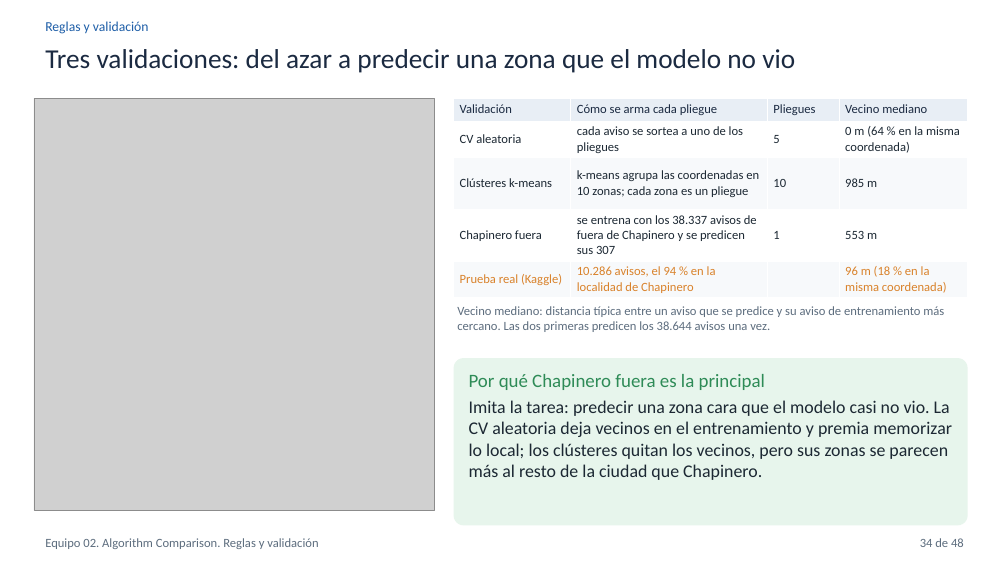
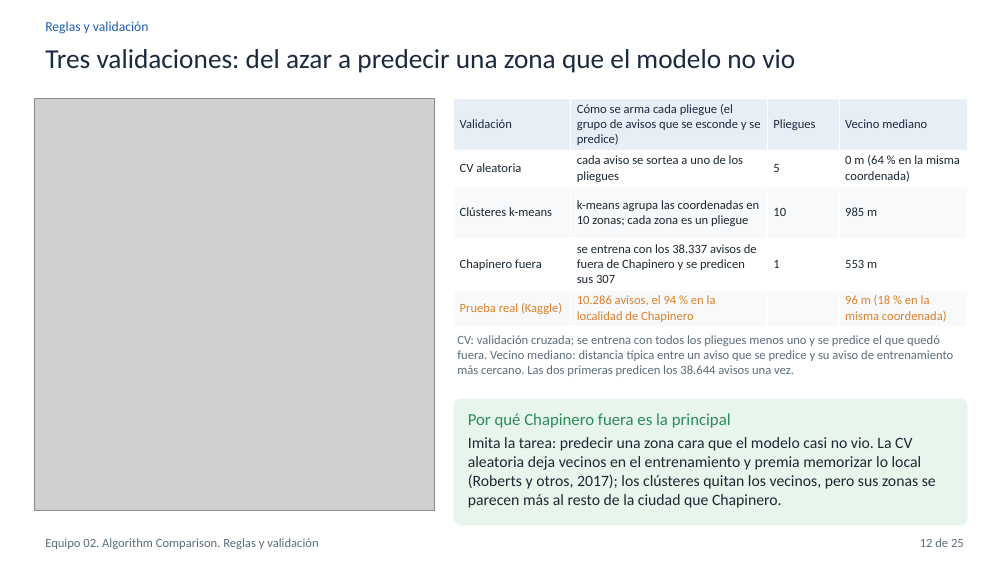
Before and after one commit to hsaguilera/BDML-PS03, a slide deck: slide 12 of 03_slides/compare_equipo_02.pptx (slide 34 before the commit). Drawn at 1008x567 pixels with LibreOffice and Linux fonts; fonts in the diff are those of the drawing; grey boxes stand for pictures. Boxes give left, top, right and bottom in pixels: in the first picture for what was removed or moved away, otherwise in the second. Text is boxed around its words. In the diff, an @@ line names an element or a change of style, - is before the commit and + after.

Commit message:
Reduce las presentaciones finales a 27 y 25 láminas para la exposición
Best Model Deep Dive queda con 27 láminas y Algorithm Comparison con 25,
con las cifras verificadas, las notas del orador recortadas para unos 20
minutos y el mapa de láminas del README actualizado. Los PDF de 03_slides
son los entregados.

```diff
--- a/03_slides/compare_equipo_02.pptx
+++ b/03_slides/compare_equipo_02.pptx
@@ table at (454,98,968,327) @@
-row 1, column 2: Cómo se arma cada pliegue
+row 1, column 2: Cómo se arma cada pliegue (el grupo de avisos que se esconde y se predice)
@@ text at (457,335,953,376): text changed @@
-Vecino mediano: distancia típica entre un aviso que se predice y su aviso de entrenamiento más cercano. Las dos primeras predicen los 38.644 avisos una vez.
+CV: validación cruzada; se entrena con todos los pliegues menos uno y se predice el que quedó fuera. Vecino mediano: distancia típica entre un aviso que se predice y su aviso de entrenamiento más cercano. Las dos primeras predicen los 38.644 avisos una vez.
@@ rounded rectangle "Por qué Chapinero fuera es ...": place and size @@
-rounded rectangle "Por qué Chapinero fuera es ..." at (454,358,968,526)
+rounded rectangle "Por qué Chapinero fuera es ..." at (454,399,968,526)
@@ text in rounded rectangle at (468,413,731,428): size 18 to 16 pt in "Por qué Chapinero fuera es la principal" @@
@@ text in rounded rectangle at (468,437,936,508): text changed; size 17 to 15 pt @@
-Imita la tarea: predecir una zona cara que el modelo casi no vio. La CV aleatoria deja vecinos en el entrenamiento y premia memorizar lo local; los clústeres quitan los vecinos, pero sus zonas se parecen más al resto de la ciudad que Chapinero.
+Imita la tarea: predecir una zona cara que el modelo casi no vio. La CV aleatoria deja vecinos en el entrenamiento y premia memorizar lo local (Roberts y otros, 2017); los clústeres quitan los vecinos, pero sus zonas se parecen más al resto de la ciudad que Chapinero.
@@ text at (920,538,964,547): text changed @@
-34 de 48
+12 de 25
```
Also in this commit, not shown: 24 other slides changed, 23 slides removed, 9 other files.
